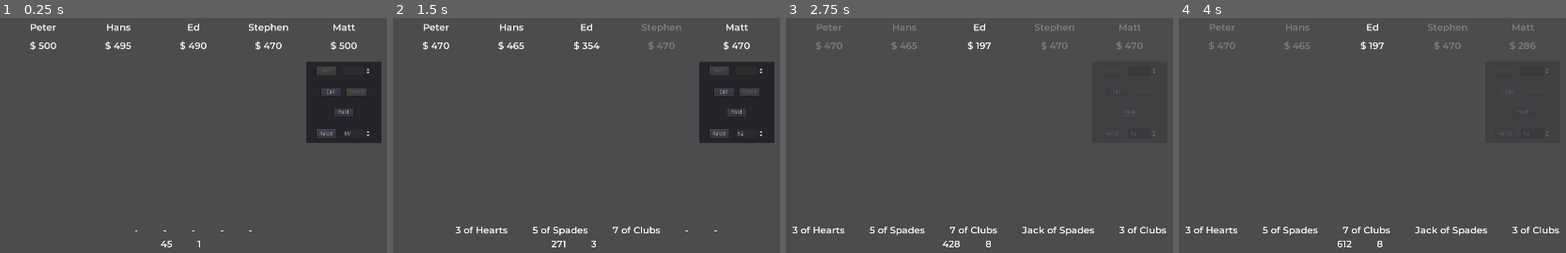
Above: before the commit, frames 1-4 (left to right).
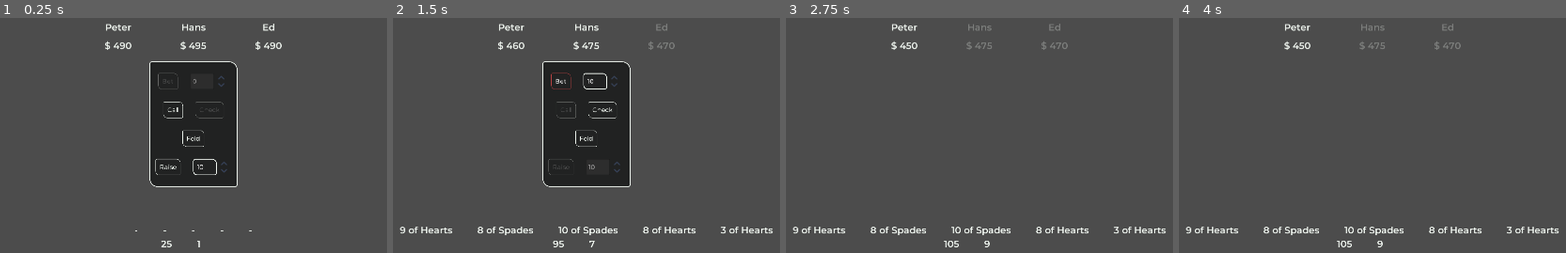
Above: after the commit, the same moments.

Repository: FanuelAnte/Fifty-Two
Game: Godot game, scene res://Scenes/Hold-em.tscn
Same seed, same stepped clock (60 frames per second), same inputs: the game is played once before the commit and once after it.
Inputs (mouse positions are in pixels of both pictures, inside the frame that each line leads up to):
- Up to frame 1 (0.25 s): no input
- Up to frame 2 (1.5 s): click "Call" at 0.5 s; click (559, 81) at 1.25 s, where only the run after the commit has a clickable "Bet"
- Up to frame 3 (2.75 s): click "Fold" at 2 s
- Up to frame 4 (4 s): click (1504, 133) at 2.75 s, where only the run before the commit has a clickable "Raise"; click (1507, 93) at 3.5 s, where only the run before the commit has a clickable "Call"

The runs differ from the first frame. In frame 1, 19% of the frame differs, in the area x 7-99%, y 2-98%; in frame 2, 20%, in the area x 1-99%, y 2-98%; in frame 3, 2.2%; in frame 4, 2.2%.

Commit message:
New Turn-Queue

Diff:
--- /dev/null
+++ b/Assets/Theme.tres
@@ -0,0 +1,143 @@
+[gd_resource type="Theme" load_steps=15 format=2]
+
+[ext_resource path="res://Assets/Fonts/Montserrat-Medium.ttf" type="DynamicFontData" id=1]
+[ext_resource path="res://Assets/Fonts/Montserrat-SemiBold.ttf" type="DynamicFontData" id=2]
+[ext_resource path="res://Assets/Buttons/spinner.png" type="Texture" id=3]
+
+[sub_resource type="DynamicFont" id=5]
+font_data = ExtResource( 1 )
+
+[sub_resource type="StyleBoxFlat" id=9]
+content_margin_left = 10.0
+content_margin_right = 10.0
+content_margin_top = 10.0
+content_margin_bottom = 10.0
+bg_color = Color( 0.133333, 0.137255, 0.137255, 1 )
+border_width_left = 1
+border_width_top = 1
+border_width_right = 1
+border_width_bottom = 1
+border_color = Color( 0.4312, 0.44, 0.4312, 1 )
+corner_radius_top_left = 3
+corner_radius_top_right = 10
+corner_radius_bottom_right = 3
+corner_radius_bottom_left = 10
+
+[sub_resource type="StyleBoxFlat" id=8]
+content_margin_left = 10.0
+content_margin_right = 10.0
+content_margin_top = 10.0
+content_margin_bottom = 10.0
+bg_color = Color( 0.133333, 0.137255, 0.137255, 1 )
+border_width_left = 1
+border_width_top = 1
+border_width_right = 1
+border_width_bottom = 1
+border_color = Color( 0.811765, 0.278431, 0.278431, 1 )
+corner_radius_top_left = 3
+corner_radius_top_right = 10
+corner_radius_bottom_right = 3
+corner_radius_bottom_left = 10
+
+[sub_resource type="StyleBoxFlat" id=6]
+content_margin_left = 10.0
+content_margin_right = 10.0
+content_margin_top = 10.0
+content_margin_bottom = 10.0
+bg_color = Color( 0.133333, 0.137255, 0.137255, 1 )
+border_width_left = 1
+border_width_top = 1
+border_width_right = 1
+border_width_bottom = 1
+border_color = Color( 0.941176, 0.964706, 0.941176, 1 )
+corner_radius_top_left = 3
+corner_radius_top_right = 10
+corner_radius_bottom_right = 3
+corner_radius_bottom_left = 10
+
+[sub_resource type="StyleBoxFlat" id=7]
+content_margin_left = 10.0
+content_margin_right = 10.0
+content_margin_top = 10.0
+content_margin_bottom = 10.0
+bg_color = Color( 0.811765, 0.278431, 0.278431, 1 )
+border_width_left = 1
+border_width_top = 1
+border_width_right = 1
+border_width_bottom = 1
+border_color = Color( 0.941176, 0.964706, 0.941176, 1 )
+corner_radius_top_left = 3
+corner_radius_top_right = 10
+corner_radius_bottom_right = 3
+corner_radius_bottom_left = 10
+
+[sub_resource type="DynamicFont" id=1]
+size = 24
+use_filter = true
+font_data = ExtResource( 2 )
+
+[sub_resource type="DynamicFont" id=10]
+font_data = ExtResource( 2 )
+
+[sub_resource type="StyleBoxFlat" id=11]
+content_margin_left = 10.0
+bg_color = Color( 0.133333, 0.137255, 0.137255, 1 )
+border_width_left = 2
+border_width_top = 2
+border_width_right = 2
+border_width_bottom = 2
+border_color = Color( 0.941176, 0.964706, 0.941176, 1 )
+corner_radius_top_left = 5
+corner_radius_top_right = 10
+corner_radius_bottom_right = 5
+corner_radius_bottom_left = 10
+
+[sub_resource type="StyleBoxFlat" id=12]
+bg_color = Color( 0.133333, 0.137255, 0.137255, 1 )
+border_width_left = 2
+border_width_top = 2
+border_width_right = 2
+border_width_bottom = 2
+border_color = Color( 0.941176, 0.964706, 0.941176, 1 )
+corner_radius_top_left = 5
+corner_radius_top_right = 20
+corner_radius_bottom_right = 5
+corner_radius_bottom_left = 20
+
+[sub_resource type="DynamicFont" id=4]
+size = 14
+font_data = ExtResource( 1 )
+
+[sub_resource type="StyleBoxFlat" id=3]
+content_margin_left = 10.0
+content_margin_right = 10.0
+content_margin_top = 10.0
+content_margin_bottom = 10.0
+bg_color = Color( 0.941176, 0.964706, 0.941176, 1 )
+border_width_left = 2
+border_width_top = 2
+border_width_right = 2
+border_width_bottom = 2
+border_color = Color( 0.133333, 0.137255, 0.137255, 1 )
+
+[resource]
+Button/colors/font_color = Color( 0.941176, 0.964706, 0.941176, 1 )
+Button/colors/font_color_disabled = Color( 0.9, 0.9, 0.9, 0.2 )
+Button/colors/font_color_focus = Color( 0.94, 0.94, 0.94, 1 )
+Button/colors/font_color_hover = Color( 0.941176, 0.941176, 0.941176, 1 )
+Button/colors/font_color_pressed = Color( 0.941176, 0.964706, 0.941176, 1 )
+Button/fonts/font = SubResource( 5 )
+Button/styles/disabled = SubResource( 9 )
+Button/styles/focus = SubResource( 8 )
+Button/styles/hover = SubResource( 8 )
+Button/styles/normal = SubResource( 6 )
+Button/styles/pressed = SubResource( 7 )
+Label/colors/font_color = Color( 0.941176, 0.964706, 0.941176, 1 )
+Label/fonts/font = SubResource( 1 )
+LineEdit/fonts/font = SubResource( 10 )
+LineEdit/styles/normal = SubResource( 11 )
+Panel/styles/panel = SubResource( 12 )
+SpinBox/icons/updown = ExtResource( 3 )
+TooltipLabel/colors/font_color = Color( 0.133333, 0.137255, 0.137255, 1 )
+TooltipLabel/fonts/font = SubResource( 4 )
+TooltipPanel/styles/panel = SubResource( 3 )
--- a/Scenes/Hold-em.gd
+++ b/Scenes/Hold-em.gd
@@ -56,7 +56,34 @@
 		Globals.current_bet_amount = 0
 		standard_round_bets()
 	elif current_round == 8:
-		pass
+		print("---------------")
+		print(current_round)
+		print("------")
+		showdown_round()
+
+func showdown_round():
+	check_players_status()
+	Globals.active_player_count = active_player_count
+
+	var showdown_data = []
+
+	var action_indexes = []
+
+	for player_index in range(blind_indexes[0], player_list.get_child_count()):
+		action_indexes.append(player_list.get_child(player_index).get_index())
+
+	for player_index in range(0, blind_indexes[0]):
+		action_indexes.append(player_list.get_child(player_index).get_index())
+
+	for action_index in action_indexes:
+		var current_player = player_list.get_child(action_index)
+		if current_player.is_active:
+			showdown_data.append(current_player.showdown())
+
+	print(showdown_data)
+
+	current_round += 1
+	check_round()
 
 func initial_round_bets():
 	check_players_status()
@@ -147,7 +174,7 @@
 	active_player_count = active_player_count_t
 
 func create_players():
-	for i in range(1, 6):
+	for i in range(1, 4):
 		var player = player_scene.instance()
 		player_list.add_child(player)
 		player.create_player()
@@ -163,6 +190,7 @@
 	round_lbl.text = str(current_round)
 	action_lbl.text = Globals.current_action
 
+	Globals.current_round = current_round
 
 	flop_card_1.text = Globals.community_cards[0]
 	flop_card_2.text = Globals.community_cards[1]
--- a/Scenes/Hold-em.tscn
+++ b/Scenes/Hold-em.tscn
@@ -1,41 +1,13 @@
-[gd_scene load_steps=8 format=2]
+[gd_scene load_steps=4 format=2]
 
+[ext_resource path="res://Assets/Theme.tres" type="Theme" id=1]
 [ext_resource path="res://Scenes/Hold-em.gd" type="Script" id=2]
-[ext_resource path="res://Assets/Fonts/Montserrat-SemiBold.ttf" type="DynamicFontData" id=3]
-[ext_resource path="res://Assets/Fonts/Montserrat-Medium.ttf" type="DynamicFontData" id=5]
-
-[sub_resource type="DynamicFont" id=1]
-size = 24
-use_filter = true
-font_data = ExtResource( 3 )
-
-[sub_resource type="DynamicFont" id=4]
-size = 14
-font_data = ExtResource( 5 )
-
-[sub_resource type="StyleBoxFlat" id=3]
-content_margin_left = 10.0
-content_margin_right = 10.0
-content_margin_top = 10.0
-content_margin_bottom = 10.0
-bg_color = Color( 0.941176, 0.964706, 0.941176, 1 )
-border_width_left = 2
-border_width_top = 2
-border_width_right = 2
-border_width_bottom = 2
-border_color = Color( 0.133333, 0.137255, 0.137255, 1 )
-
-[sub_resource type="Theme" id=2]
-Label/colors/font_color = Color( 0.941176, 0.964706, 0.941176, 1 )
-Label/fonts/font = SubResource( 1 )
-TooltipLabel/colors/font_color = Color( 0.133333, 0.137255, 0.137255, 1 )
-TooltipLabel/fonts/font = SubResource( 4 )
-TooltipPanel/styles/panel = SubResource( 3 )
+[ext_resource path="res://icon.png" type="Texture" id=4]
 
 [node name="Hold-em" type="Control"]
 anchor_right = 1.0
 anchor_bottom = 1.0
-theme = SubResource( 2 )
+theme = ExtResource( 1 )
 script = ExtResource( 2 )
 
 [node name="Players" type="Control" parent="."]
@@ -64,6 +36,7 @@
 margin_top = -156.0
 margin_right = 960.0
 margin_bottom = 228.0
+mouse_filter = 2
 alignment = 1
 
 [node name="HBoxContainer2" type="HBoxContainer" parent="Table"]
@@ -127,3 +100,8 @@
 margin_left = 1024.0
 margin_right = 1024.0
 margin_bottom = 31.0
+
+[node name="Icon" type="Sprite" parent="."]
+visible = false
+position = Vector2( 1376, 224 )
+texture = ExtResource( 4 )
--- a/Scenes/Player.gd
+++ b/Scenes/Player.gd
@@ -37,15 +37,23 @@
 
 var is_player = false
 
+var hand_rank = 10
+
+var winning_hand = []
+
 func _ready():
-	pass
+	connect("just_acted", self, "act", [0])
 
 func _process(delta):
-	hint_tooltip = types[type] + "\n" + hole[0] + "\n" + hole[1] + "\n" + str(is_player)
+	hint_tooltip = types[type] + "\n" + hole[0] + "\n" + hole[1] + "\n" + str(is_player) + "\n" + str(winning_hand)
 	name_lbl.text = player_name
 	cash_lbl.text = "$ " + str(cash)
 	if is_player:
-		actions_panel.show()
+		if Globals.current_round <= 8:
+			actions_panel.show()
+		else:
+			actions_panel.hide()
+
 
 func deal_hand():
 	for i in range(2):
@@ -55,39 +63,48 @@
 	player_name = Globals.pick_name()
 	deal_hand()
 
+func showdown():
+	var showdown_info = {}
+	var final_hand_rank = rank_hand(7)
+
+	showdown_info[player_name] = [final_hand_rank, winning_hand]
+
+	return showdown_info
+
 func act(current_round):
 	var previous_action = Globals.previous_action
 
-#	print(Globals.current_bet_amount)
+	hand_rank = rank_hand(current_round)
+
+#	if is_active:
+#		print(player_name + " " + str(hand_rank) + " " + Globals.hand_rankings_names[hand_rank])
 
 	if !is_player:
 		randomize()
 		if is_active:
 #			emit_signal("just_acted")
 			if Globals.active_player_count > 1:
-				var hand_rank = rank_hand(current_round)
-
-				print(player_name + " hand rank " + str(hand_rank))
+
+#				print(player_name + " hand rank " + str(hand_rank))
 
 				if current_round == 1:
 					var action = actions[aggressive_actions[randi() % aggressive_actions.size()]]
 					if action == "raise_bet":
-						call(action, Globals.current_bet_amount * 2)
+						call(action, Globals.big_blind_amount)
 					else:
 						call(action)
 
 				elif current_round == 3 or current_round == 5 or current_round == 7:
 					if hand_rank < 10:
 						if previous_action == "-" or previous_action == "Fold" or previous_action == "Check":
-							bet(randi() % int(cash/2) + 5)
+							if cash >= Globals.big_blind_amount:
+								bet(Globals.big_blind_amount)
+							else:
+								check()
 						else:
 							var action = actions[aggressive_actions[randi() % aggressive_actions.size()]]
 							if action == "raise_bet":
-								if cash >= Globals.current_bet_amount * 2:
-									call(action, Globals.current_bet_amount * 2)
-								else:
-									call(action, cash)
-
+								call(action, Globals.big_blind_amount)
 							else:
 								call(action)
 					else:
@@ -104,8 +121,9 @@
 		if is_active:
 			if Globals.active_player_count > 1:
 				if previous_action == "-" or previous_action == "Fold" or previous_action == "Check":
-					bet_amount_spinner.min_value = 1
+					bet_amount_spinner.min_value = Globals.big_blind_amount
 					bet_amount_spinner.max_value = cash
+
 					raise_amount_spinner.editable = false
 					call_btn.disabled = true
 					raise_btn.disabled = true
@@ -113,9 +131,10 @@
 					check_btn.disabled = false
 					bet_amount_spinner.editable = true
 				else:
+					raise_amount_spinner.min_value = Globals.big_blind_amount
+					raise_amount_spinner.max_value = cash
+
 					bet_amount_spinner.editable = false
-					raise_amount_spinner.min_value = Globals.current_bet_amount * 2
-					raise_amount_spinner.max_value = cash
 					bet_btn.disabled = true
 					check_btn.disabled = true
 					call_btn.disabled = false
@@ -128,12 +147,13 @@
 			elif Globals.active_player_count == 1:
 				print(player_name + " wins")
 
+
 func rank_hand(current_round):
 	var card_values = []
 	var card_suits = []
 	var card_value_indexes = []
 
-	var rank = 10
+	var rank = hand_rank
 
 	if current_round == 1:
 		for card in hole:
@@ -201,6 +221,7 @@
 					card_value_indexes.append(card_value_rank[0])
 
 		rank = post_flop_round_ranking(card_values, card_suits, card_value_indexes)
+		winning_hand = card_values
 
 	elif current_round == 5:
 		var five_card_combos = []
@@ -228,6 +249,7 @@
 		for hand in five_card_combos:
 			if rank > post_flop_round_ranking(hand, card_suits, card_value_indexes):
 				rank = post_flop_round_ranking(hand, card_suits, card_value_indexes)
+				winning_hand = hand
 
 	elif current_round == 7:
 		var five_card_combos = []
@@ -255,6 +277,7 @@
 		for hand in five_card_combos:
 			if rank > post_flop_round_ranking(hand, card_suits, card_value_indexes):
 				rank = post_flop_round_ranking(hand, card_suits, card_value_indexes)
+				winning_hand = hand
 
 	return rank
 
@@ -418,7 +441,7 @@
 		cash -= Globals.current_bet_amount
 		Globals.pot += Globals.current_bet_amount
 		Globals.previous_action = "Call"
-		print(player_name + " Calls " + str(Globals.current_bet_amount))
+#		print(player_name + " Calls " + str(Globals.current_bet_amount))
 	else:
 		fold()
 
@@ -427,25 +450,25 @@
 	Globals.pot += amount
 	Globals.current_bet_amount = amount
 	Globals.previous_action = "Bet"
-	print(player_name + " Bets " + str(amount))
+#	print(player_name + " Bets " + str(amount))
 
 func fold():
 	is_active = false
 	set_modulate(Color(1, 1, 1, 0.3))
 #	Globals.previous_action = "Fold"
-	print(player_name + " Folds")
+#	print(player_name + " Folds")
 
 func check():
 	Globals.previous_action = "Check"
-	print(player_name + " Checks")
+#	print(player_name + " Checks")
 
 func raise_bet(amount):
-	if cash >= amount:
+	if cash >= Globals.current_bet_amount + amount:
 		cash -= Globals.current_bet_amount + amount
 		Globals.pot += Globals.current_bet_amount + amount
 		Globals.current_bet_amount = Globals.current_bet_amount + amount
 		Globals.previous_action = "Raise"
-		print(player_name + " Raises " + str(amount))
+#		print(player_name + " Raises " + str(amount))
 	else:
 		call_bet()
 
--- a/Scenes/Player.tscn
+++ b/Scenes/Player.tscn
@@ -1,16 +1,18 @@
-[gd_scene load_steps=4 format=2]
+[gd_scene load_steps=6 format=2]
 
 [ext_resource path="res://Assets/Fonts/Montserrat-Light.ttf" type="DynamicFontData" id=1]
 [ext_resource path="res://Scenes/Player.gd" type="Script" id=2]
+[ext_resource path="res://Assets/Theme.tres" type="Theme" id=3]
+[ext_resource path="res://icon.png" type="Texture" id=4]
 
-[sub_resource type="DynamicFont" id=1]
+[sub_resource type="DynamicFont" id=8]
 font_data = ExtResource( 1 )
 
 [node name="Player" type="Control"]
 margin_right = 128.0
 margin_bottom = 128.0
 rect_min_size = Vector2( 128, 128 )
-hint_tooltip = "player"
+theme = ExtResource( 3 )
 script = ExtResource( 2 )
 
 [node name="VBoxContainer" type="VBoxContainer" parent="."]
@@ -20,29 +22,29 @@
 alignment = 1
 
 [node name="HBoxContainer" type="HBoxContainer" parent="VBoxContainer"]
-margin_top = 42.0
+margin_top = 25.0
 margin_right = 128.0
 margin_bottom = 56.0
 alignment = 1
 
 [node name="Name" type="Label" parent="VBoxContainer/HBoxContainer"]
 unique_name_in_owner = true
-margin_left = 45.0
-margin_right = 83.0
-margin_bottom = 14.0
+margin_left = 27.0
+margin_right = 101.0
+margin_bottom = 31.0
 text = "Name"
 
 [node name="HBoxContainer2" type="HBoxContainer" parent="VBoxContainer"]
 margin_top = 72.0
 margin_right = 128.0
-margin_bottom = 86.0
+margin_bottom = 103.0
 alignment = 1
 
 [node name="Cash" type="Label" parent="VBoxContainer/HBoxContainer2"]
 unique_name_in_owner = true
-margin_left = 50.0
-margin_right = 78.0
-margin_bottom = 14.0
+margin_left = 40.0
+margin_right = 87.0
+margin_bottom = 31.0
 text = "10 $"
 
 [node name="HBoxContainer3" type="HBoxContainer" parent="VBoxContainer"]
@@ -57,102 +59,112 @@
 margin_left = 125.0
 margin_right = 131.0
 margin_bottom = 21.0
-custom_fonts/font = SubResource( 1 )
+custom_fonts/font = SubResource( 8 )
 text = "-"
 
 [node name="Panel" type="Panel" parent="."]
 unique_name_in_owner = true
 visible = false
-margin_left = -32.0
+margin_left = -48.0
 margin_top = 128.0
-margin_right = 160.0
-margin_bottom = 336.0
+margin_right = 176.0
+margin_bottom = 448.0
 
 [node name="VBoxContainer" type="VBoxContainer" parent="Panel"]
-margin_right = 192.0
-margin_bottom = 208.0
+margin_right = 224.0
+margin_bottom = 320.0
 custom_constants/separation = 32
 alignment = 1
 
 [node name="HBoxContainer" type="HBoxContainer" parent="Panel/VBoxContainer"]
-margin_top = 12.0
-margin_right = 192.0
-margin_bottom = 36.0
-custom_constants/separation = 16
+margin_top = 30.0
+margin_right = 224.0
+margin_bottom = 71.0
+custom_constants/separation = 32
 alignment = 1
 
 [node name="BetBtn" type="Button" parent="Panel/VBoxContainer/HBoxContainer"]
 unique_name_in_owner = true
-margin_left = 26.0
-margin_right = 76.0
-margin_bottom = 24.0
+margin_left = 22.0
+margin_right = 72.0
+margin_bottom = 41.0
 rect_min_size = Vector2( 50, 20 )
+focus_mode = 0
 text = "Bet"
 
 [node name="BetAmnt" type="SpinBox" parent="Panel/VBoxContainer/HBoxContainer"]
 unique_name_in_owner = true
-margin_left = 92.0
-margin_right = 166.0
-margin_bottom = 24.0
+margin_left = 104.0
+margin_right = 202.0
+margin_bottom = 41.0
 
 [node name="HBoxContainer2" type="HBoxContainer" parent="Panel/VBoxContainer"]
-margin_top = 68.0
-margin_right = 192.0
-margin_bottom = 88.0
-custom_constants/separation = 16
+margin_top = 103.0
+margin_right = 224.0
+margin_bottom = 144.0
+custom_constants/separation = 32
 alignment = 1
 
 [node name="CallBtn" type="Button" parent="Panel/VBoxContainer/HBoxContainer2"]
 unique_name_in_owner = true
-margin_left = 38.0
-margin_right = 88.0
-margin_bottom = 20.0
+margin_left = 35.0
+margin_right = 85.0
+margin_bottom = 41.0
 rect_min_size = Vector2( 50, 20 )
+focus_mode = 0
 text = "Call"
 
 [node name="CheckBtn" type="Button" parent="Panel/VBoxContainer/HBoxContainer2"]
 unique_name_in_owner = true
-margin_left = 104.0
-margin_right = 154.0
-margin_bottom = 20.0
+margin_left = 117.0
+margin_right = 189.0
+margin_bottom = 41.0
 rect_min_size = Vector2( 50, 20 )
+focus_mode = 0
 text = "Check"
 
 [node name="HBoxContainer3" type="HBoxContainer" parent="Panel/VBoxContainer"]
-margin_top = 120.0
-margin_right = 192.0
-margin_bottom = 140.0
-custom_constants/separation = 16
+margin_top = 176.0
+margin_right = 224.0
+margin_bottom = 217.0
+custom_constants/separation = 32
 alignment = 1
 
 [node name="FoldBtn" type="Button" parent="Panel/VBoxContainer/HBoxContainer3"]
 unique_name_in_owner = true
-margin_left = 71.0
-margin_right = 121.0
-margin_bottom = 20.0
+margin_left = 84.0
+margin_right = 139.0
+margin_bottom = 41.0
 rect_min_size = Vector2( 50, 20 )
+focus_mode = 0
 text = "Fold"
 
 [node name="HBoxContainer4" type="HBoxContainer" parent="Panel/VBoxContainer"]
-margin_top = 172.0
-margin_right = 192.0
-margin_bottom = 196.0
-custom_constants/separation = 16
+margin_top = 249.0
+margin_right = 224.0
+margin_bottom = 290.0
+custom_constants/separation = 32
 alignment = 1
 
 [node name="RaiseBtn" type="Button" parent="Panel/VBoxContainer/HBoxContainer4"]
 unique_name_in_owner = true
-margin_left = 26.0
-margin_right = 76.0
-margin_bottom = 24.0
+margin_left = 15.0
+margin_right = 79.0
+margin_bottom = 41.0
 rect_min_size = Vector2( 50, 20 )
+focus_mode = 0
 text = "Raise"
 
 [node name="RaiseAmnt" type="SpinBox" parent="Panel/VBoxContainer/HBoxContainer4"]
 unique_name_in_owner = true
-margin_left = 92.0
-margin_right = 166.0
-margin_bottom = 24.0
+margin_left = 111.0
+margin_right = 209.0
+margin_bottom = 41.0
+
+[node name="Icon" type="Sprite" parent="."]
+visible = false
+position = Vector2( 608, 176 )
+texture = ExtResource( 4 )
 
 [connection signal="pressed" from="Panel/VBoxContainer/HBoxContainer/BetBtn" to="." method="_on_BetBtn_pressed"]
 [connection signal="pressed" from="Panel/VBoxContainer/HBoxContainer2/CallBtn" to="." method="_on_CallBtn_pressed"]
--- a/Scenes/globals.gd
+++ b/Scenes/globals.gd
@@ -117,12 +117,27 @@
 	"Rags": 10
 }
 
+var hand_rankings_names = {
+	1: "Royal Flush",
+	2: "Straight Flush",
+	3: "Four of a Kind",
+	4: "Full House",
+	5: "Flush",
+	6: "Straight",
+	7: "Three of a Kind",
+	8: "Two Pair",
+	9: "Pair",
+	10: "Rags"
+}
+
 var hand_rankings_reference = {
 	"Royal Flush": ["Ace", "Jack", "Queen", "King", "10"],
 }
 
 #reset to zero every round
 var current_bet_amount = 0
+
+var current_round = 0
 
 var current_action = ""
 
--- a/project.godot
+++ b/project.godot
@@ -24,6 +24,7 @@
 
 window/size/width=1920
 window/size/height=1080
+window/size/fullscreen=true
 window/size/test_width=1280
 window/size/test_height=720
 window/dpi/allow_hidpi=true
Binary file added: Assets/Buttons/spinner.png
Not shown, added: Assets/Buttons/spinner.png.import
